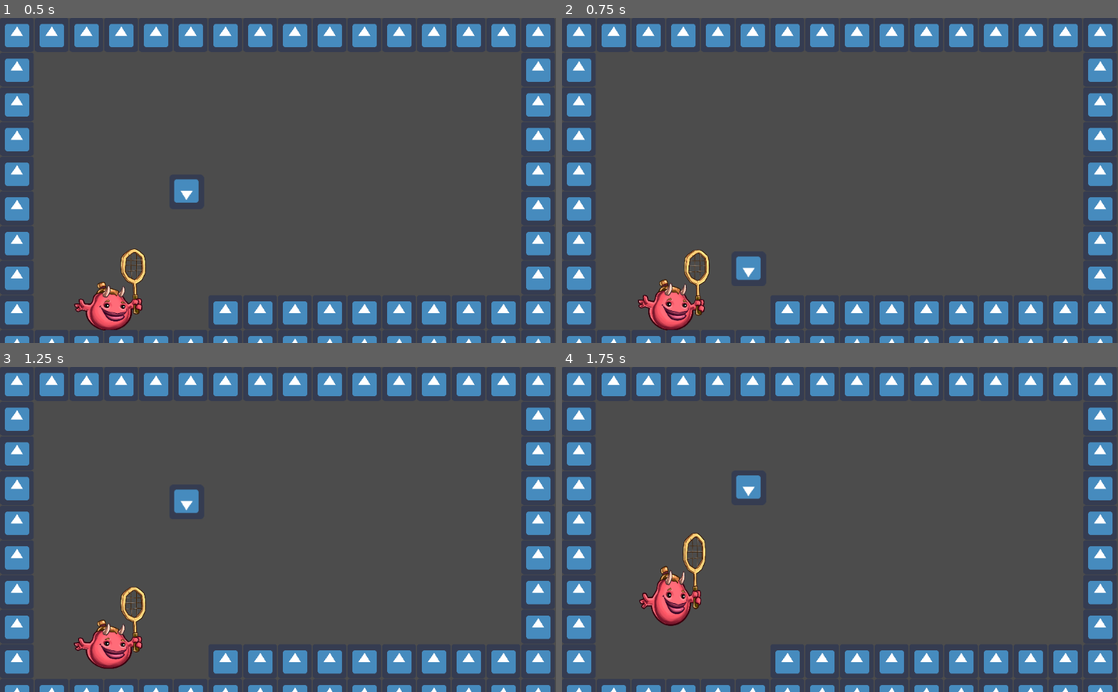
Above: before the commit, frames 1-4 (two rows, left to right).
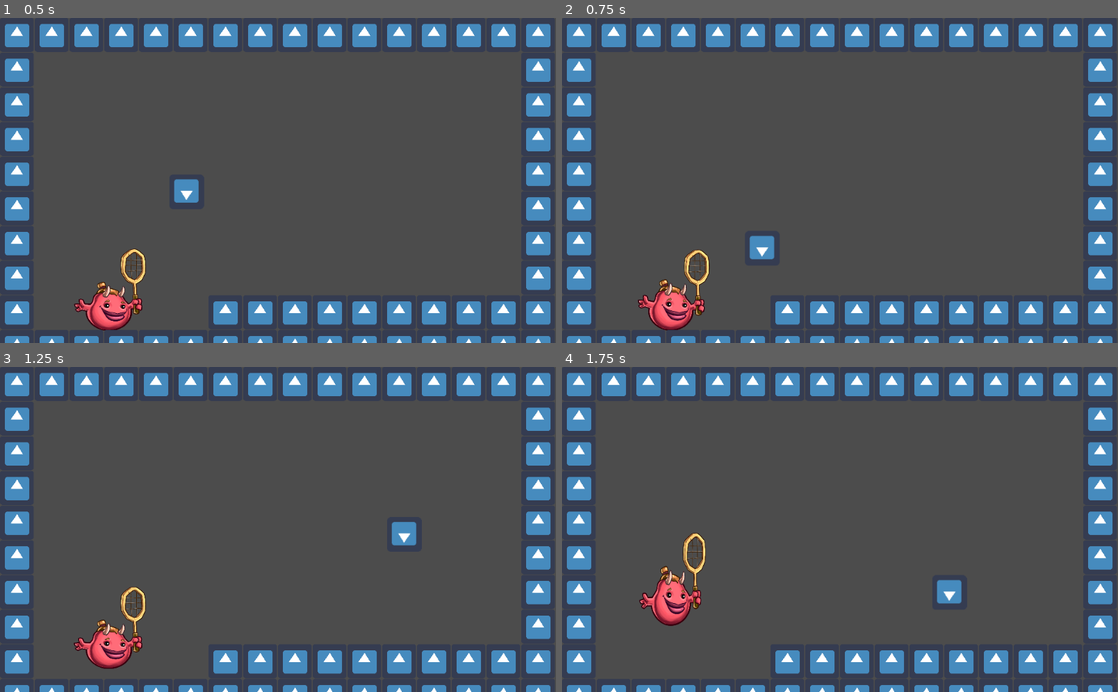
Above: after the commit, the same moments.

Repository: Snufkindee/bug-tennis
Game: Godot game, scene res://Scenes/root.tscn
Two runs of this game, one before a commit and one after it. Both use one fixed random seed, a clock stepped at 60 frames per second and the inputs below. The engine's default icon, where the game draws it, is replaced by a stand-in: a white triangle on a blue panel in a dark square.
Inputs:
- Up to frame 1 (0.5 s): no input
- Up to frame 2 (0.75 s): hold Left (hit, bound only after the commit) from 0.53 s (still down)
- Up to frame 3 (1.25 s): keep holding Left (hit, bound only after the commit); tap Space (jump) at 0.77, 1.07 s; tap Shift (run, bound only after the commit) at 0.8 s
- Up to frame 4 (1.75 s): release Left (hit, bound only after the commit) at 1.28 s; tap Shift (run, bound only after the commit) at 1.35 s; tap Space (jump) at 1.52, 1.55 s

Frame 1 is identical in both runs. In frame 2, 0.6% of the frame differs, in the area x 31-39%, y 66-81%; in frame 3, 0.7%, in the area x 31-75%, y 37-55%; in frame 4, 0.7%.

Commit message:
Add hit

Diff:
--- a/Scripts/Actor.gd
+++ b/Scripts/Actor.gd
@@ -1,27 +1,40 @@
 extends KinematicBody2D
 class_name Actor
 
-export var MAX_JUMP_TIME = 1
-export var FALL_FACTOR = 1
-export var LOW_JUMP_FACTOR = 1
-export var MOVEMENT_SPEED = 300
-export var GRAVITY = 30
-export var max_jumps = 1
-export var hit_power = 900
+# Movement
+const MOVEMENT_SPEED = 300
+const MAX_SPEED = 500
 export (float, 0, 1.0) var friction = 0.25
 export (float, 0, 1.0) var acceleration = 0.25
 
+var motion = Vector2()
+var current_speed = 0
+var running = false
+var current_direction = 0
 
+# Jumping
+const MAX_JUMP_TIME = 1
+const FALL_FACTOR = 1
+const LOW_JUMP_FACTOR = 1
 
-var motion = Vector2()
+var max_jumps = 1
+var jump_force = 800
 var jump_unlocked = false
+
+# Hitting
+var hit_power = 900
 var ball_in_range = false
 var can_hit = true
+
+# Physics
+var GRAVITY = 30
+
+# Nodes
 onready var ball = get_parent().get_node("Ball")
 onready var animation_player = get_node("Sprite/AnimationPlayer")
+onready var sprite = get_node("Sprite")
 
-export var current_direction = 0
-
+# Buttons
 export var jump_key = "" # Assigned in editor
 export var left_key = "" # Assigned in editor
 export var right_key = "" # Assigned in editor
@@ -30,36 +43,57 @@
 
 func _physics_process(_delta: float) -> void:
 	get_input()
-	jump()
+	get_jump()
+
 	motion.y += GRAVITY
 	motion = move_and_slide(motion, Vector2(0, -1))
 
-
-
-func jump():
+func get_jump():
 	if motion.y > 0:
 		motion += Vector2.UP * -GRAVITY * FALL_FACTOR
 	elif motion.y < 0 and !Input.is_action_pressed("jump"):
 		motion += Vector2.UP * -GRAVITY * LOW_JUMP_FACTOR
 
 	if is_on_floor():
-		animation_player.play("PlayerIdle")
+		set_animation("PlayerIdle")
 		if Input.is_action_just_pressed("jump"):
-			motion.y = -800
-			animation_player.play("PlayerJump")
+			motion.y -= jump_force
+			set_animation("PlayerJump")
 
 func get_input():
 	current_direction = 0
 	if Input.is_action_pressed(left_key):
+		sprite.set_scale(Vector2(-1,1))
 		current_direction = -1
 
 	if Input.is_action_pressed(right_key):
+		sprite.set_scale(Vector2(1,1))
 		current_direction = 1
 
 	if current_direction != 0:
-		motion.x = lerp(motion.x, current_direction * MOVEMENT_SPEED, acceleration)
+		get_run()
+		motion.x = lerp(motion.x, current_direction * current_speed, acceleration)
 	else:
 		motion.x = lerp(motion.x, 0, friction)
+
+	get_hit_input()
+
+func get_hit_input():
+	if ball_in_range and Input.is_action_pressed("hit") and !running:
+		ball.momentum = Vector2(ball.transform.origin - transform.origin).normalized() * hit_power
+		ball_in_range = false
+
+func get_run():
+	current_speed = MOVEMENT_SPEED
+	if Input.is_action_pressed("run"):
+		current_speed = MAX_SPEED
+		running = true
+	else:
+		running = false
+
+
+func set_animation(animation):
+	animation_player.play(animation)
 
 
 func _on_Range_body_entered(body: Node2D) -> void:
--- a/Scripts/Ball.gd
+++ b/Scripts/Ball.gd
@@ -1,7 +1,7 @@
 extends KinematicBody2D
 class_name Ball
 
-export var velocity = Vector2(0,0)
+export var momentum = Vector2(0,0)
 export var gravity = 500
 
 var collision_info
@@ -14,8 +14,8 @@
 export var current_direction = DIRECTION.right;
 
 func _physics_process(delta: float) -> void:
-	velocity.y += gravity * delta
-	collision_info = move_and_collide(velocity * delta)
+	momentum.y += gravity * delta
+	collision_info = move_and_collide(momentum * delta)
 
 	check_collision()
 
@@ -23,14 +23,14 @@
 func check_collision():
 	# Collide with ground
 	if collision_info and collision_info.normal.y == -1:
-		velocity.y *= -1
+		momentum.y *= -1
 
 	if collision_info and collision_info.normal.y == 1:
-		velocity.y = 0
+		momentum.y = 0
 
 	# Collide with wall
 	if collision_info and collision_info.normal.x != 0:
-		velocity.x *= -1
+		momentum.x *= -1
 
 		if current_direction == DIRECTION.right:
 			current_direction = DIRECTION.left
--- a/project.godot
+++ b/project.godot
@@ -47,6 +47,17 @@
 "events": [ Object(InputEventKey,"resource_local_to_scene":false,"resource_name":"","device":0,"alt":false,"shift":false,"control":false,"meta":false,"command":false,"pressed":false,"scancode":65,"unicode":0,"echo":false,"script":null)
  ]
 }
+hit={
+"deadzone": 0.5,
+"events": [ Object(InputEventKey,"resource_local_to_scene":false,"resource_name":"","device":0,"alt":false,"shift":false,"control":false,"meta":false,"command":false,"pressed":false,"scancode":16777231,"unicode":0,"echo":false,"script":null)
+, Object(InputEventKey,"resource_local_to_scene":false,"resource_name":"","device":0,"alt":false,"shift":false,"control":false,"meta":false,"command":false,"pressed":false,"scancode":16777233,"unicode":0,"echo":false,"script":null)
+ ]
+}
+run={
+"deadzone": 0.5,
+"events": [ Object(InputEventKey,"resource_local_to_scene":false,"resource_name":"","device":0,"alt":false,"shift":false,"control":false,"meta":false,"command":false,"pressed":false,"scancode":16777237,"unicode":0,"echo":false,"script":null)
+ ]
+}
 
 [layer_names]
 
Not shown: 5 places in Scenes/root.tscn that only renumber resources
